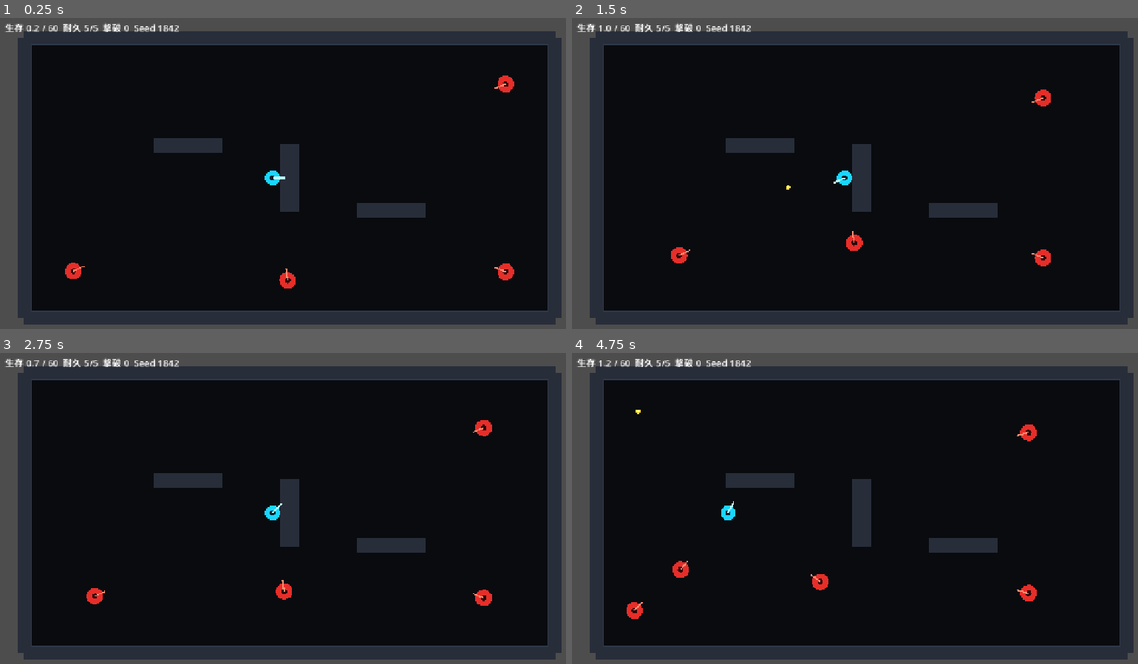
Above: before the commit, frames 1-4 (two rows, left to right).
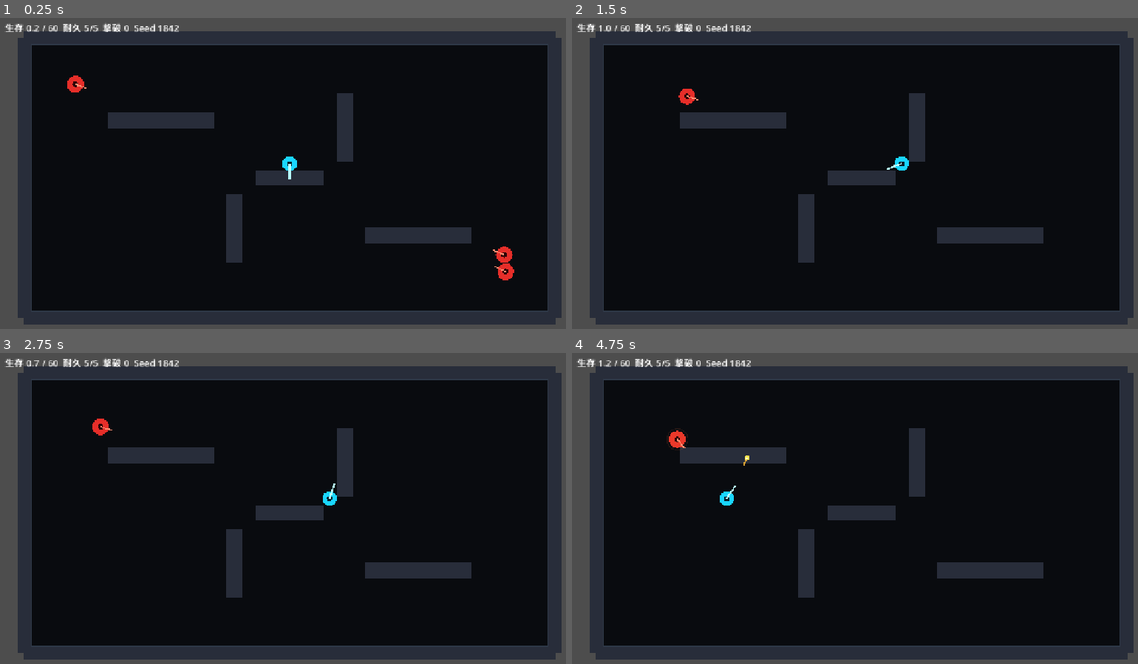
Above: after the commit, the same moments.

Repository: ryogaaaaaaaaaaa/ship-break
Game: Godot game, scene res://scenes/main.tscn
Two runs of this game, one before a commit and one after it. Both use one fixed random seed, a clock stepped at 60 frames per second and the inputs below.
Inputs (mouse positions are in pixels of both pictures, inside the frame that each line leads up to):
- Up to frame 1 (0.25 s): no input
- Up to frame 2 (1.5 s): move the mouse to (990, 161) at 0.52 s; hold D 0.53-1.25 s; hold R 0.53-1.25 s; click (990, 161) at 0.67 s; tap Space at 0.77 s; drag from (741, 195) to (832, 245) at 1.27 s
- Up to frame 3 (2.75 s): move the mouse to (350, 440) at 2.02 s; hold D from 2.03 s (still down); hold R from 2.03 s (still down); click (350, 440) at 2.17 s
- Up to frame 4 (4.75 s): release D at 2.75 s; release R at 2.75 s; drag from (832, 580) to (685, 461) at 2.77 s; move the mouse to (1041, 561) at 3.52 s; hold A 3.53-4.25 s; hold R 3.53-4.25 s; click (1041, 561) at 3.67 s; tap Space at 3.77 s; drag from (685, 461) to (775, 430) at 4.27 s

The runs differ from the first frame. In frame 1, 6.0% of the frame differs, in the area x 11-91%, y 18-87%; in frame 2, 6.1%; in frame 3, 6.1%; in frame 4, 6.4%, in the area x 9-84%, y 18-86%.

Commit message:
Tune baseline combat feel

Diff:
--- a/src/actors/enemies/chaser.gd
+++ b/src/actors/enemies/chaser.gd
@@ -6,18 +6,23 @@
 var target: Node2D
 var health: int = 2
 var speed: float = 118.0
+var surge_distance: float = 230.0
+var surge_multiplier: float = 1.32
 var contact_damage: int = 1
 var contact_radius: float = 24.0
 var hit_radius: float = 18.0
 var contact_cooldown_seconds: float = 0.55
 var _contact_cooldown_remaining: float = 0.0
 var _hit_flash_remaining: float = 0.0
+var _surge_intensity: float = 0.0
 
 
 func configure(next_target: Node2D, rules: Variant) -> void:
 	target = next_target
 	speed = rules.get_float("enemy.chaser_speed", speed)
 	health = rules.get_int("enemy.chaser_health", health)
+	surge_distance = rules.get_float("enemy.chaser_surge_distance", surge_distance)
+	surge_multiplier = rules.get_float("enemy.chaser_surge_multiplier", surge_multiplier)
 	contact_damage = rules.get_int("enemy.contact_damage", contact_damage)
 
 
@@ -32,11 +37,14 @@
 	if target != null and is_instance_valid(target):
 		var to_target: Vector2 = target.global_position - global_position
 		if to_target.length() > 1.0:
-			velocity = to_target.normalized() * speed
+			_surge_intensity = 1.0 - clampf(to_target.length() / surge_distance, 0.0, 1.0)
+			var active_speed: float = speed * lerpf(1.0, surge_multiplier, _surge_intensity)
+			velocity = to_target.normalized() * active_speed
 		else:
 			velocity = Vector2.ZERO
 	else:
 		velocity = Vector2.ZERO
+		_surge_intensity = 0.0
 	move_and_slide()
 	queue_redraw()
 
@@ -69,8 +77,12 @@
 	var body_color := Color(0.9, 0.18, 0.16)
 	if _hit_flash_remaining > 0.0:
 		body_color = Color(1.0, 0.82, 0.72)
+	else:
+		body_color = body_color.lerp(Color(1.0, 0.42, 0.18), _surge_intensity * 0.7)
 	draw_circle(Vector2.ZERO, hit_radius, body_color)
 	draw_circle(Vector2.ZERO, 6.0, Color(0.18, 0.02, 0.03))
+	if _surge_intensity > 0.05:
+		draw_arc(Vector2.ZERO, hit_radius + 5.0, 0.0, TAU, 24, Color(1.0, 0.45, 0.28, 0.42 * _surge_intensity), 2.0)
 	if target != null and is_instance_valid(target):
 		var aim: Vector2 = (target.global_position - global_position).normalized()
 		draw_line(Vector2.ZERO, aim * (hit_radius + 8.0), Color(1.0, 0.55, 0.44), 3.0)
--- a/src/actors/player/player.gd
+++ b/src/actors/player/player.gd
@@ -17,6 +17,7 @@
 var _dash_direction: Vector2 = Vector2.RIGHT
 var _invulnerable_remaining: float = 0.0
 var _damage_flash_remaining: float = 0.0
+var _shot_feedback_remaining: float = 0.0
 var _was_space_pressed: bool = false
 
 
@@ -37,6 +38,7 @@
 	_dash_cooldown_remaining = maxf(0.0, _dash_cooldown_remaining - delta)
 	_invulnerable_remaining = maxf(0.0, _invulnerable_remaining - delta)
 	_damage_flash_remaining = maxf(0.0, _damage_flash_remaining - delta)
+	_shot_feedback_remaining = maxf(0.0, _shot_feedback_remaining - delta)
 	_update_aim()
 	_update_dash(delta)
 	_update_fire()
@@ -100,6 +102,7 @@
 	var mobile_shooting: bool = mobile_controls != null and mobile_controls.shoot_pressed
 	if (Input.is_mouse_button_pressed(MOUSE_BUTTON_LEFT) or mobile_shooting) and _attack_cooldown_remaining <= 0.0:
 		_attack_cooldown_remaining = rules.get_float("player.attack_cooldown", 0.20)
+		_shot_feedback_remaining = 0.07
 		shoot_requested.emit(global_position + _aim_direction * 22.0, _aim_direction)
 
 
@@ -126,6 +129,13 @@
 		body_color = Color(1.0, 1.0, 1.0)
 	draw_circle(Vector2.ZERO, hit_radius, body_color)
 	draw_circle(Vector2.ZERO, 6.0, Color(0.03, 0.12, 0.16))
-	draw_line(Vector2.ZERO, _aim_direction * 28.0, Color(0.72, 1.0, 1.0), 4.0)
+	var aim_length: float = 34.0
+	var aim_width: float = 4.0
+	var aim_color := Color(0.72, 1.0, 1.0)
+	if _shot_feedback_remaining > 0.0:
+		aim_length = 46.0
+		aim_width = 6.0
+		aim_color = Color(1.0, 0.96, 0.46)
+	draw_line(Vector2.ZERO, _aim_direction * aim_length, aim_color, aim_width)
 	if _dash_remaining > 0.0:
 		draw_arc(Vector2.ZERO, hit_radius + 5.0, 0.0, TAU, 24, Color(0.9, 1.0, 1.0), 3.0)
--- a/src/combat/projectile.gd
+++ b/src/combat/projectile.gd
@@ -8,13 +8,14 @@
 var is_expired: bool = false
 
 
-func configure(start_position: Vector2, shot_direction: Vector2, shot_speed: float, shot_damage: int = 1) -> void:
+func configure(start_position: Vector2, shot_direction: Vector2, shot_speed: float, shot_damage: int = 1, shot_lifetime: float = 1.4) -> void:
 	global_position = start_position
 	direction = shot_direction.normalized()
 	if direction == Vector2.ZERO:
 		direction = Vector2.RIGHT
 	speed = shot_speed
 	damage = shot_damage
+	lifetime_seconds = shot_lifetime
 
 
 func _ready() -> void:
@@ -39,5 +40,6 @@
 
 
 func _draw() -> void:
-	draw_circle(Vector2.ZERO, 5.0, Color(1.0, 0.86, 0.24))
-	draw_circle(Vector2.ZERO, 2.0, Color(1.0, 1.0, 0.78))
+	draw_line(-direction * 18.0, direction * 7.0, Color(1.0, 0.74, 0.22, 0.82), 4.0)
+	draw_circle(Vector2.ZERO, 5.0, Color(1.0, 0.9, 0.32))
+	draw_circle(Vector2.ZERO, 2.0, Color(1.0, 1.0, 0.8))
--- a/src/rules/rule_state.gd
+++ b/src/rules/rule_state.gd
@@ -14,22 +14,26 @@
 static func default_values() -> Dictionary:
 	return {
 		"player": {
-			"movement_speed": 260.0,
-			"dash_speed": 760.0,
-			"dash_duration": 0.16,
-			"dash_cooldown": 0.62,
-			"attack_cooldown": 0.20,
-			"projectile_speed": 680.0,
+			"movement_speed": 286.0,
+			"dash_speed": 900.0,
+			"dash_duration": 0.14,
+			"dash_cooldown": 0.78,
+			"attack_cooldown": 0.31,
+			"projectile_speed": 920.0,
 			"max_health": 5,
 		},
 		"enemy": {
-			"max_active": 24,
-			"chaser_speed": 118.0,
-			"chaser_health": 2,
+			"max_active": 14,
+			"chaser_speed": 132.0,
+			"chaser_health": 3,
+			"chaser_surge_distance": 230.0,
+			"chaser_surge_multiplier": 1.32,
 			"contact_damage": 1,
 		},
 		"combat": {
 			"max_projectiles": 36,
+			"projectile_damage": 2,
+			"projectile_lifetime": 1.05,
 		},
 		"debug": {
 			"show_hitboxes": false,
--- a/src/run/game.gd
+++ b/src/run/game.gd
@@ -32,6 +32,7 @@
 var _ui_layer: CanvasLayer
 var _status_label: Label
 var _message_label: Label
+var _warning_label: Label
 var _mobile_controls: Variant
 
 
@@ -71,7 +72,7 @@
 
 	_create_arena()
 	_create_player()
-	for index in range(3):
+	for index in range(2):
 		_spawn_chaser()
 	_update_ui()
 	queue_redraw()
@@ -114,11 +115,17 @@
 	_resolve_enemy_contact()
 	_check_success()
 	_update_ui()
+	queue_redraw()
 
 
 func _draw() -> void:
-	draw_rect(_arena_rect, Color(0.035, 0.043, 0.058), true)
-	draw_rect(_arena_rect, Color(0.18, 0.22, 0.28), false, 3.0)
+	var anomaly: float = get_anomaly_intensity()
+	var arena_color := Color(0.035, 0.043, 0.058).lerp(Color(0.08, 0.035, 0.045), anomaly)
+	var border_color := Color(0.18, 0.22, 0.28).lerp(Color(0.95, 0.24, 0.18), anomaly)
+	draw_rect(_arena_rect, arena_color, true)
+	draw_rect(_arena_rect, border_color, false, 3.0 + anomaly * 3.0)
+	if anomaly > 0.0:
+		_draw_instability_lines(anomaly)
 
 
 func _clear_session() -> void:
@@ -136,9 +143,11 @@
 	_create_wall(Vector2(640.0, 665.0), Vector2(1150.0, 30.0))
 	_create_wall(Vector2(65.0, 360.0), Vector2(30.0, 610.0))
 	_create_wall(Vector2(1215.0, 360.0), Vector2(30.0, 610.0))
-	_create_wall(Vector2(420.0, 290.0), Vector2(150.0, 34.0))
-	_create_wall(Vector2(860.0, 430.0), Vector2(150.0, 34.0))
-	_create_wall(Vector2(640.0, 360.0), Vector2(42.0, 150.0))
+	_create_wall(Vector2(360.0, 235.0), Vector2(230.0, 34.0))
+	_create_wall(Vector2(920.0, 485.0), Vector2(230.0, 34.0))
+	_create_wall(Vector2(520.0, 470.0), Vector2(36.0, 150.0))
+	_create_wall(Vector2(760.0, 250.0), Vector2(36.0, 150.0))
+	_create_wall(Vector2(640.0, 360.0), Vector2(150.0, 30.0))
 
 
 func _create_wall(center: Vector2, size: Vector2) -> void:
@@ -180,12 +189,18 @@
 	var max_active: int = _snapshot.get_int("enemy.max_active", 24)
 	if get_tree().get_nodes_in_group("chaser").size() >= max_active:
 		return
-	var spawn_index: int = _rng.choose_index(_spawn_points.size())
+	var eligible_points: Array[Vector2] = []
+	for spawn_point in _spawn_points:
+		if spawn_point.distance_to(_player.global_position) >= 390.0:
+			eligible_points.append(spawn_point)
+	if eligible_points.is_empty():
+		eligible_points = _spawn_points.duplicate()
+	var spawn_index: int = _rng.choose_index(eligible_points.size())
 	if spawn_index < 0:
 		return
 	var chaser: Variant = ChaserScript.new()
 	chaser.name = "Chaser"
-	chaser.global_position = _spawn_points[spawn_index]
+	chaser.global_position = eligible_points[spawn_index]
 	chaser.configure(_player, _snapshot)
 	chaser.died.connect(_on_chaser_died)
 	_session_root.add_child(chaser)
@@ -197,7 +212,13 @@
 		return
 	var projectile: Variant = ProjectileScript.new()
 	projectile.name = "Projectile"
-	projectile.configure(origin, direction, _snapshot.get_float("player.projectile_speed", 680.0), 1)
+	projectile.configure(
+		origin,
+		direction,
+		_snapshot.get_float("player.projectile_speed", 680.0),
+		_snapshot.get_int("combat.projectile_damage", 1),
+		_snapshot.get_float("combat.projectile_lifetime", 1.4)
+	)
 	_session_root.add_child(projectile)
 
 
@@ -268,7 +289,23 @@
 
 func _current_spawn_interval() -> float:
 	var progress: float = clampf(_elapsed_seconds / maxf(_run_duration_seconds, 1.0), 0.0, 1.0)
-	return lerpf(1.15, 0.42, progress)
+	return lerpf(1.85, 0.72, progress)
+
+
+func get_anomaly_intensity() -> float:
+	var warning_start: float = maxf(_run_duration_seconds - 10.0, 1.0)
+	if _elapsed_seconds <= warning_start:
+		return 0.0
+	return clampf((_elapsed_seconds - warning_start) / maxf(_run_duration_seconds - warning_start, 1.0), 0.0, 1.0)
+
+
+func _draw_instability_lines(anomaly: float) -> void:
+	var line_count: int = 5
+	for index in range(line_count):
+		var y_offset: float = fmod(_elapsed_seconds * (18.0 + index * 7.0) + index * 103.0, _arena_rect.size.y)
+		var start := Vector2(_arena_rect.position.x, _arena_rect.position.y + y_offset)
+		var end := Vector2(_arena_rect.end.x, start.y)
+		draw_line(start, end, Color(1.0, 0.2, 0.16, 0.08 + anomaly * 0.18), 1.0 + anomaly * 2.0)
 
 
 func _check_success() -> void:
@@ -297,6 +334,11 @@
 	_message_label.position = Vector2(450.0, 320.0)
 	_message_label.add_theme_font_size_override("font_size", 28)
 	_ui_layer.add_child(_message_label)
+
+	_warning_label = Label.new()
+	_warning_label.position = Vector2(24.0, 50.0)
+	_warning_label.add_theme_font_size_override("font_size", 18)
+	_ui_layer.add_child(_warning_label)
 
 	_mobile_controls = MobileControlsScript.new()
 	_mobile_controls.name = "MobileControls"
@@ -319,6 +361,12 @@
 		_kill_count,
 		default_seed,
 	]
+	if _warning_label != null:
+		var anomaly: float = get_anomaly_intensity()
+		if _status == RunStatus.PLAYING and anomaly > 0.0:
+			_warning_label.text = "BUILD INSTABILITY %.0f%%" % [anomaly * 100.0]
+		else:
+			_warning_label.text = ""
 	if _message_label == null:
 		return
 	match _status:
--- a/tests/smoke/test_baseline_game.gd
+++ b/tests/smoke/test_baseline_game.gd
@@ -44,5 +44,11 @@
 	game._physics_process(0.0)
 	context.assert_equal(game.get_status(), 1, "制限時間まで生存すると WON になる")
 
+	game.start_run(1842)
+	await context.process_frame
+	context.assert_almost_equal(game.get_anomaly_intensity(), 0.0, 0.001, "序盤は異常予兆が出ない")
+	game._elapsed_seconds = game._run_duration_seconds - 5.0
+	context.assert_true(game.get_anomaly_intensity() > 0.0, "終盤は異常予兆が出る")
+
 	game.queue_free()
 	await context.process_frame
--- a/tests/smoke/test_game_restart.gd
+++ b/tests/smoke/test_game_restart.gd
@@ -11,7 +11,8 @@
 	var first_root: Node2D = game.get_session_root()
 	context.assert_true(first_root != null and is_instance_valid(first_root), "起動時に session root が作られる")
 	context.assert_equal(game.get_status(), 0, "起動時の状態は PLAYING")
-	context.assert_equal(game.get_rule_snapshot().get_int("enemy.max_active", -1), 24, "ゲームが RuleSnapshot の敵上限を読める")
+	context.assert_equal(game.get_rule_snapshot().get_int("enemy.max_active", -1), 14, "ゲームが RuleSnapshot の敵上限を読める")
+	context.assert_equal(game.get_rule_snapshot().get_int("combat.projectile_damage", -1), 2, "ゲームが RuleSnapshot の弾ダメージを読める")
 
 	game.start_run(777)
 	await context.process_frame
@@ -25,7 +26,7 @@
 		game.start_run(777)
 		await context.process_frame
 	context.assert_true(game.count_session_children() > 0, "連続リスタート後も session root にゲーム要素がある")
-	context.assert_true(context.get_nodes_in_group("chaser").size() <= game.get_rule_snapshot().get_int("enemy.max_active", 24), "敵数は上限以下に収まる")
+	context.assert_true(context.get_nodes_in_group("chaser").size() <= game.get_rule_snapshot().get_int("enemy.max_active", 14), "敵数は上限以下に収まる")
 
 	game.queue_free()
 	await context.process_frame
--- a/tests/unit/test_rule_resolver.gd
+++ b/tests/unit/test_rule_resolver.gd
@@ -17,8 +17,8 @@
 	var result: Variant = RuleResolverScript.resolve(base_state, patches)
 	context.assert_true(result.is_ok(), "有効なパッチはエラーなしで解決される")
 	context.assert_almost_equal(result.snapshot.get_float("player.movement_speed", 0.0), 300.0, 0.001, "SET が速度を置き換える")
-	context.assert_almost_equal(result.snapshot.get_float("player.dash_speed", 0.0), 800.0, 0.001, "ADD がダッシュ速度へ加算される")
-	context.assert_almost_equal(result.snapshot.get_float("player.attack_cooldown", 0.0), 0.1, 0.001, "MULTIPLY が攻撃間隔へ乗算される")
+	context.assert_almost_equal(result.snapshot.get_float("player.dash_speed", 0.0), 940.0, 0.001, "ADD がダッシュ速度へ加算される")
+	context.assert_almost_equal(result.snapshot.get_float("player.attack_cooldown", 0.0), 0.155, 0.001, "MULTIPLY が攻撃間隔へ乗算される")
 	context.assert_equal(result.snapshot.get_int("enemy.max_active", 0), 12, "整数値の SET が保持される")
 	context.assert_equal(result.snapshot.get_bool("debug.show_hitboxes", false), true, "ENABLE が bool を true にする")
 
Not shown, changed: README.md
Not shown, changed: docs/03_GAMEPLAY_RULES.md
Not shown, changed: docs/04_CONTENT_SCHEMA.md
Not shown, changed: docs/06_TEST_MATRIX.md
Not shown, changed: docs/07_ROADMAP.md
